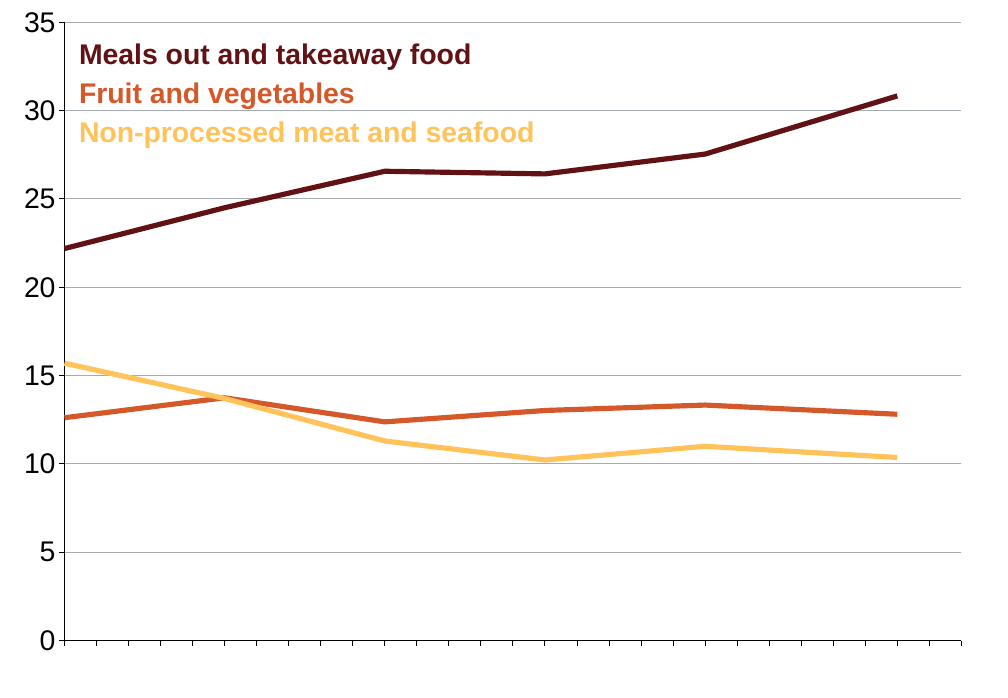
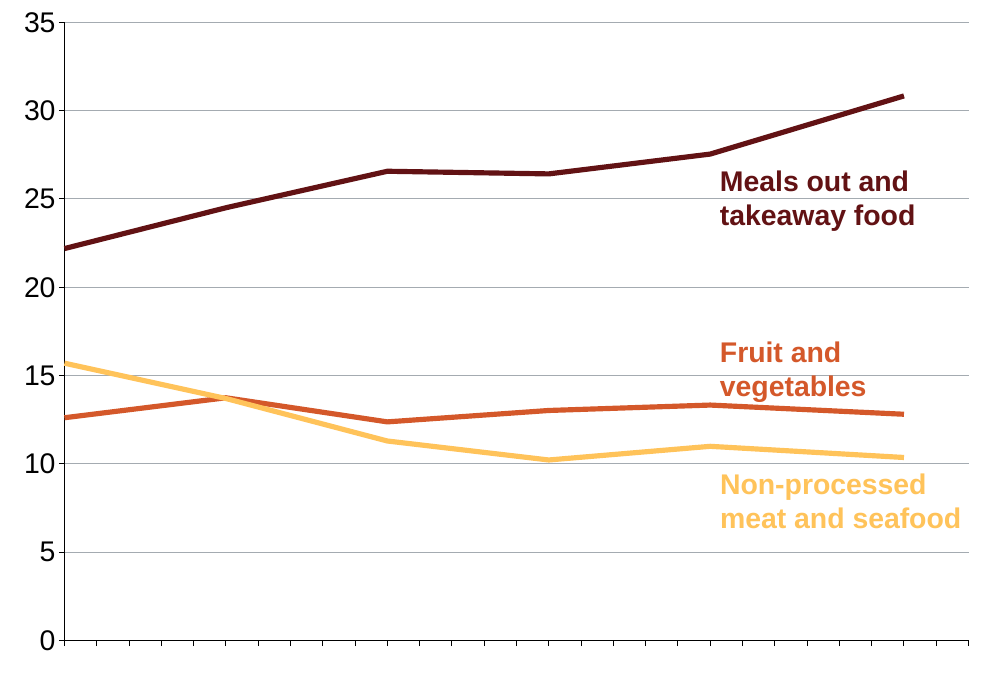
Before and after one commit to grattaninstitute/Sugary-drink-tax, a slide deck: slide 7 of atlas/ObesityCharts.pptx. Drawn at 1008x698 pixels with LibreOffice and Linux fonts; fonts in the diff are those of the drawing. Boxes give left, top, right and bottom in pixels: in the first picture for what was removed or moved away, otherwise in the second. Text is boxed around its words. In the diff, an @@ line names an element or a change of style, - is before the commit and + after.

```diff
--- a/atlas/ObesityCharts.pptx
+++ b/atlas/ObesityCharts.pptx
@@ line chart at <box>0,0,1008,698</box> @@
@@ plot area changed @@
@@ text "Meals out and takeaway food" rewrapped from <box>79,43,471,70</box> to <box>720,170,915,231</box> @@
@@ text "Fruit and vegetables" rewrapped from <box>79,82,355,109</box> to <box>720,341,867,402</box> @@
@@ text "Non-processed meat and seafood" rewrapped from <box>79,121,535,148</box> to <box>720,473,962,529</box> @@
```
Also in this commit, not shown: 3 other slides changed, 15 other files.
